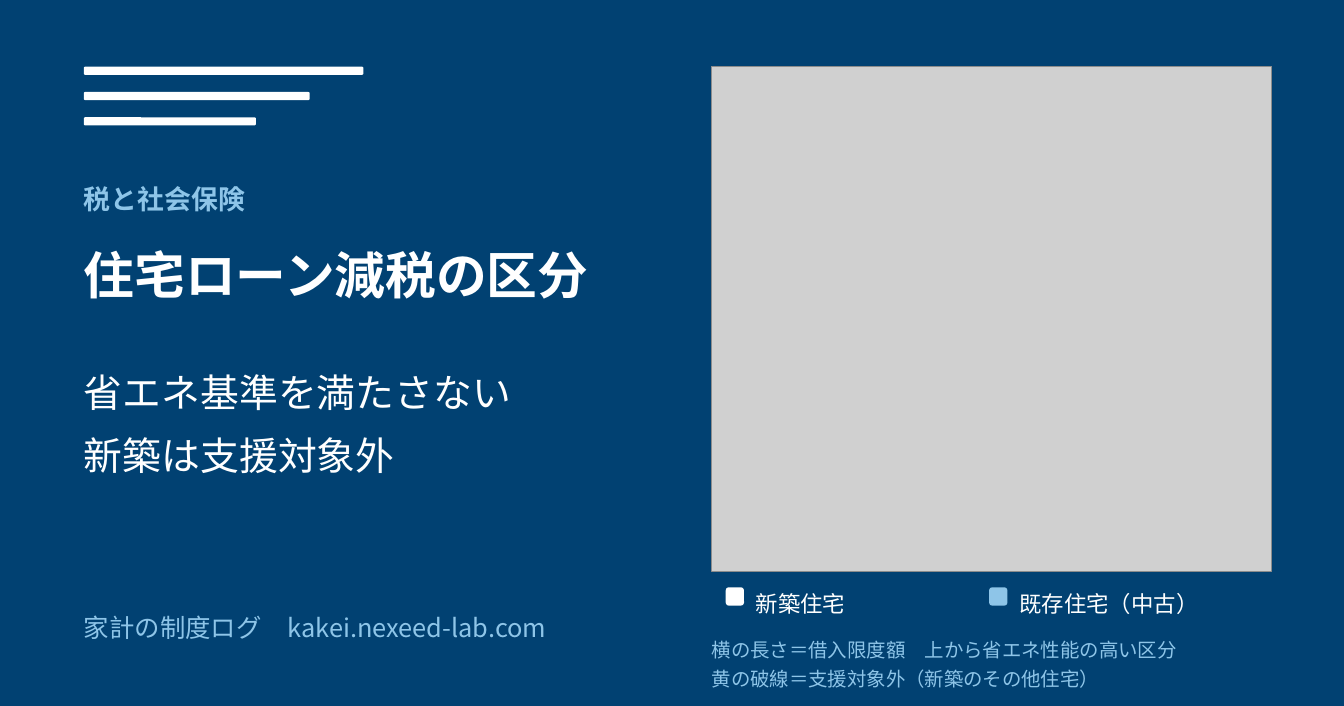
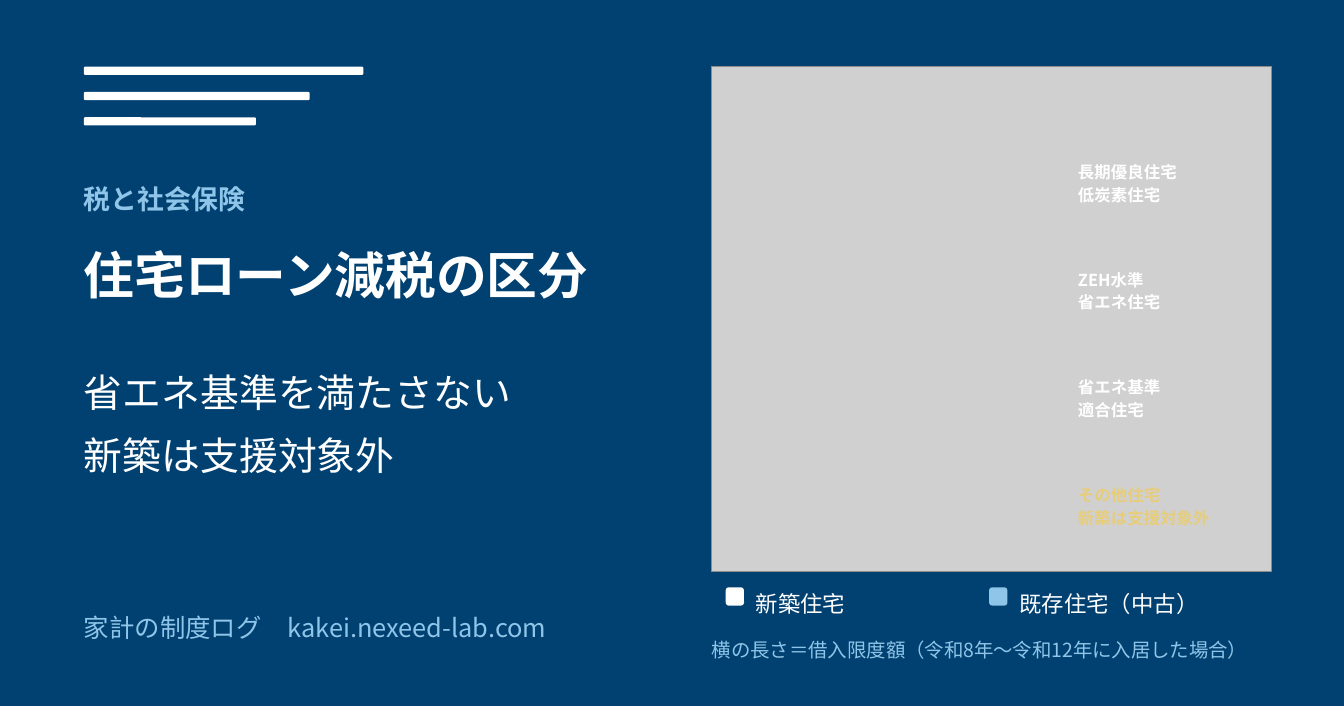
Before and after one commit to oshima0627/kakei, a slide deck: slide 8 of tools/article-images/article-images.pptx. Drawn at 1344x706 pixels with LibreOffice and Linux fonts; fonts in the diff are those of the drawing; grey boxes stand for pictures. Boxes give left, top, right and bottom in pixels: in the first picture for what was removed or moved away, otherwise in the second. Text is boxed around its words. In the diff, an @@ line names an element or a change of style, - is before the commit and + after.

```diff
--- a/tools/article-images/article-images.pptx
+++ b/tools/article-images/article-images.pptx
@@ text added at (x1=1078, y1=164, x2=1177, y2=202), 11 pt, text #FFFFFF, bold @@
+長期優良住宅
+低炭素住宅
@@ text added at (x1=1078, y1=272, x2=1160, y2=309), 11 pt, text #FFFFFF, bold @@
+ZEH水準
+省エネ住宅
@@ text added at (x1=1078, y1=379, x2=1160, y2=417), 11 pt, text #FFFFFF, bold @@
+省エネ基準
+適合住宅
@@ text added at (x1=1078, y1=482, x2=1272, y2=507), 11 pt, text #E7CD7A, bold @@
+その他住宅
+新築は支援対象外
@@ text at (x1=712, y1=640, x2=1248, y2=659): text changed @@
-横の長さ＝借入限度額 上から省エネ性能の高い区分
-黄の破線＝支援対象外（新築のその他住宅）
+横の長さ＝借入限度額（令和8年〜令和12年に入居した場合）
```
Also in this commit, not shown: 7 other slides changed, 18 other files.
